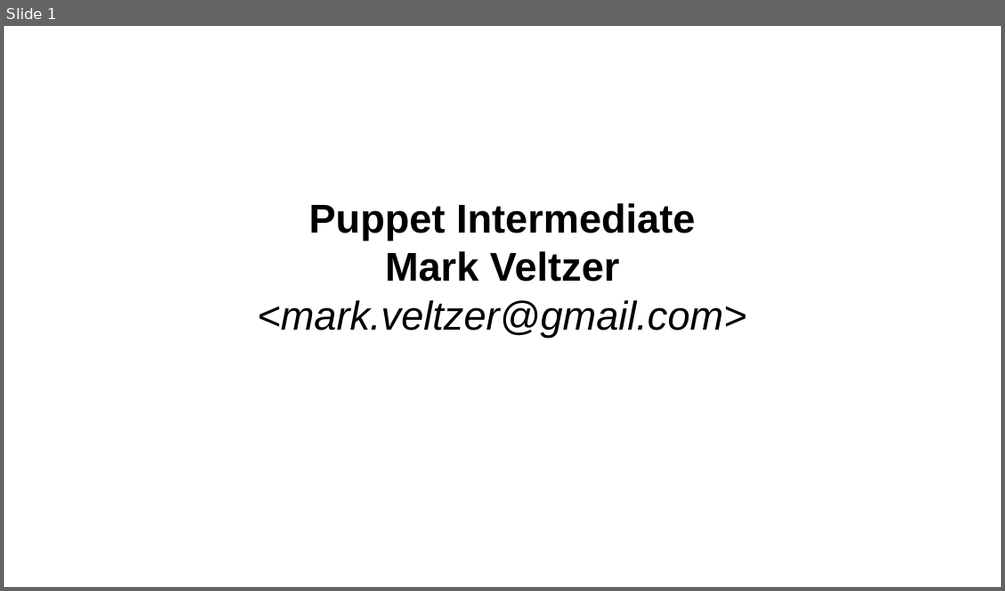
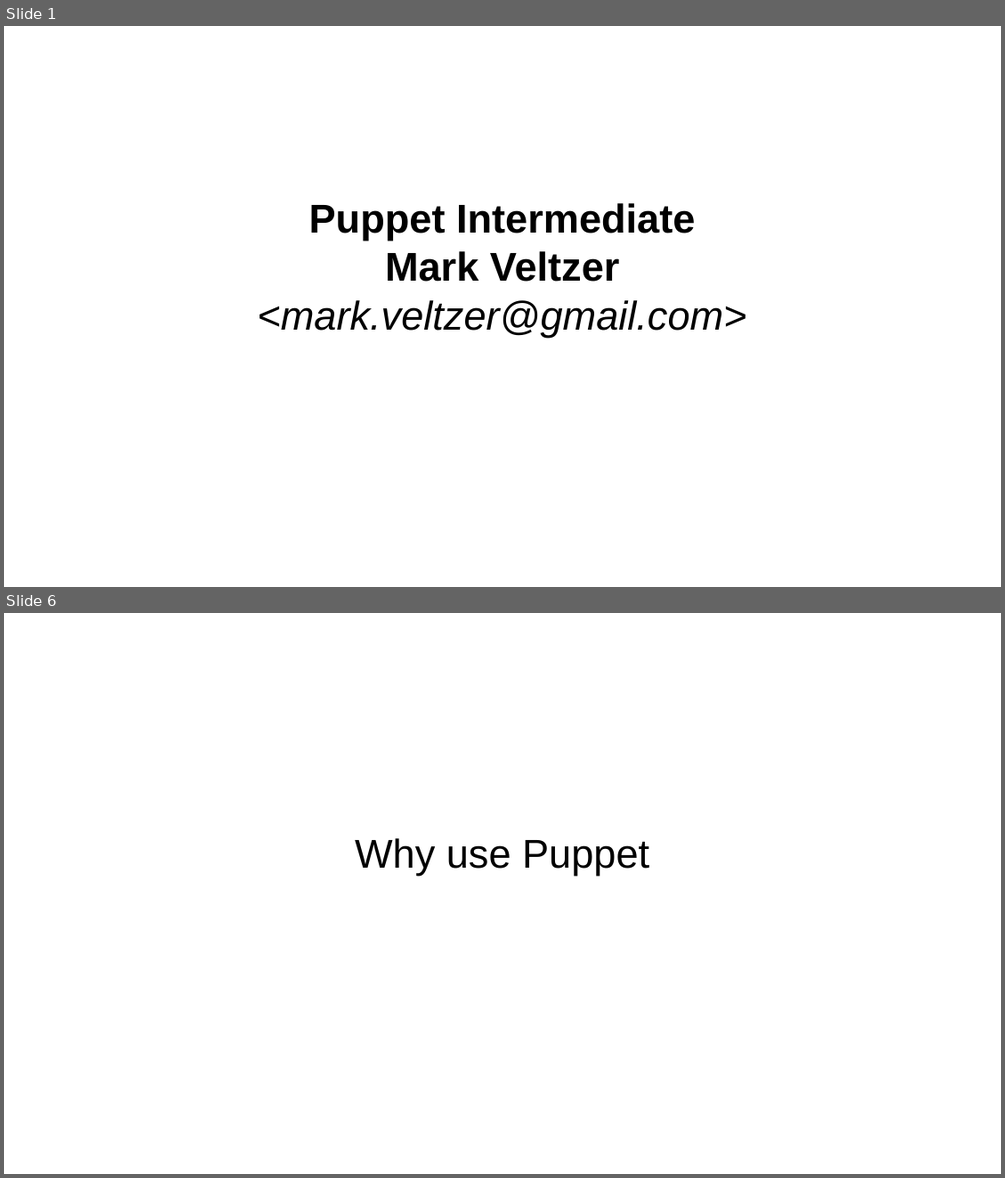
Before and after one commit to veltzer/teaching-puppet, a slide deck: slides.odp. Shown one above the other, each under a label of ours: slide 1 before the commit, slides 1 and 6 after it; the slides between them are not shown. The pictures are 1005x591 and 1005x1178 pixels, drawn with LibreOffice and Linux fonts; fonts in the diff are those of the drawing. Boxes give left, top, right and bottom in pixels: in the first picture for what was removed or moved away, otherwise in the second. Text is boxed around its words. In the diff, an @@ line names an element or a change of style, - is before the commit and + after.

```diff
--- a/slides.odp
+++ b/slides.odp
@@ slide 6 added at (4,613,1001,1174), background #FFFFFF @@
@@ subtitle added at (355,838,649,876), 32 pt, text #000000 @@
+Why use Puppet
```
Also in this commit, not shown: 1 slide changed, 19 other slides added, 11 other files.
